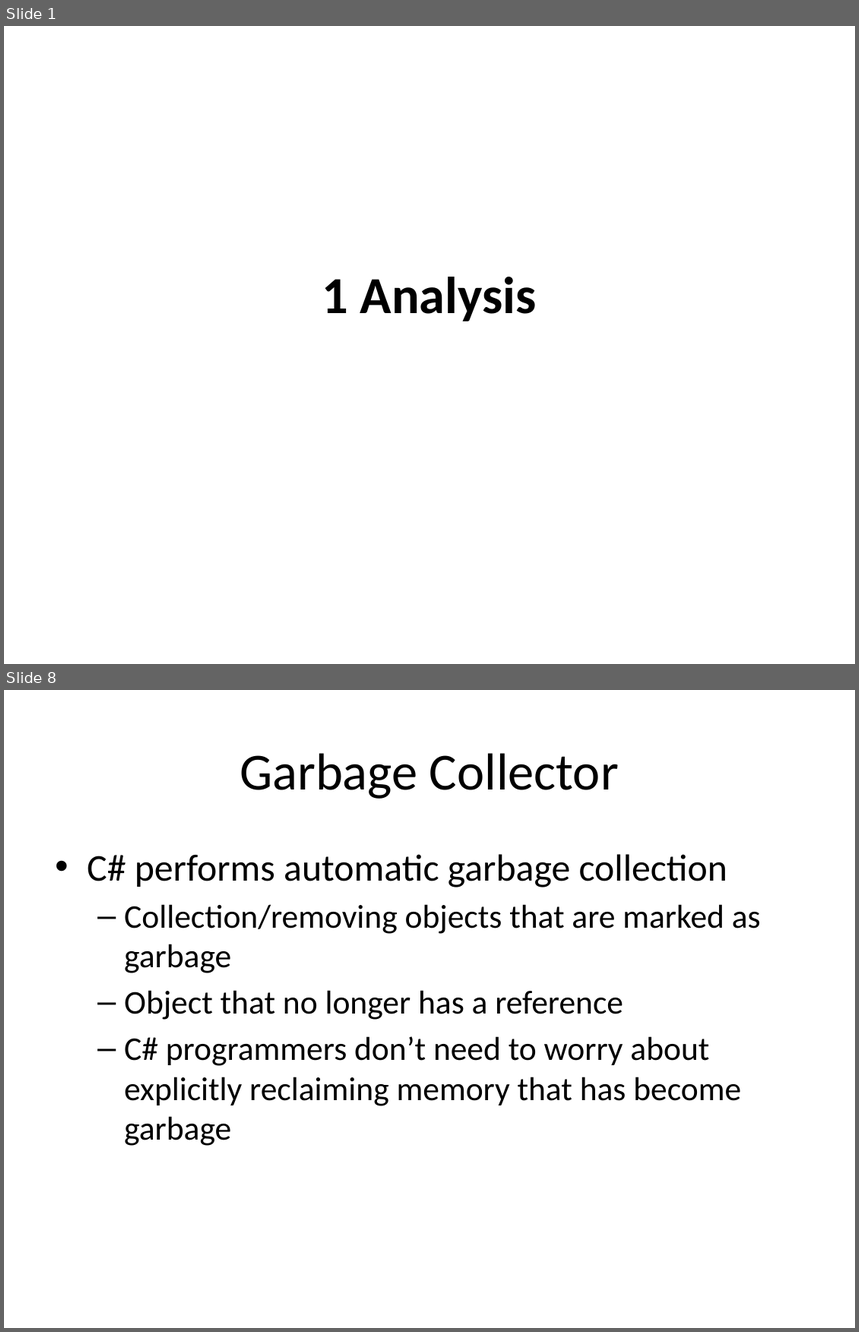
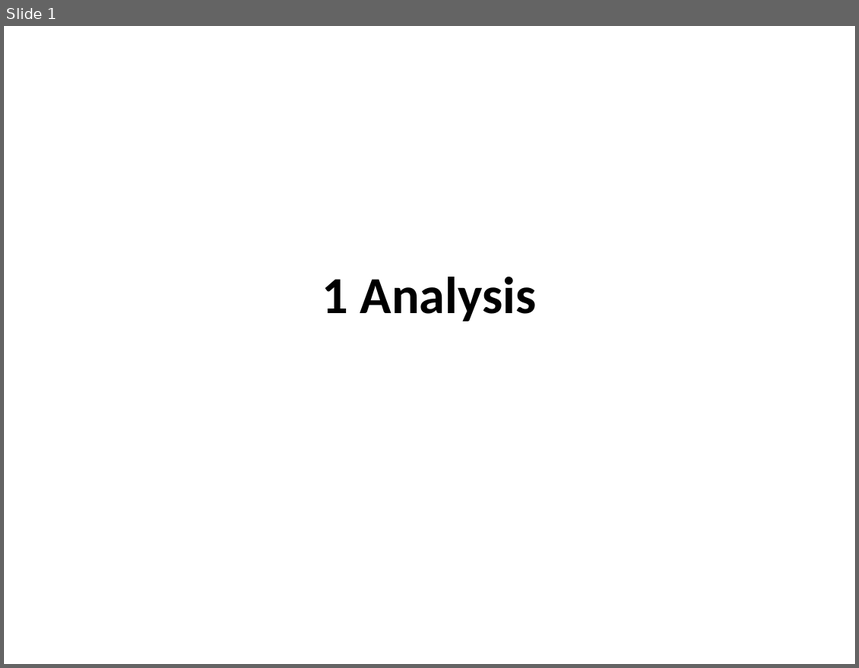
Before and after one commit to isurup/kalle-martin-group, a slide deck: SSE2/slides/1 Analysis.pptx. Shown one above the other, each under a label of ours: slides 1 and 8 before the commit, slide 1 after it; the slides between them are not shown. The pictures are 859x1332 and 859x668 pixels, drawn with LibreOffice and Linux fonts; fonts in the diff are those of the drawing. Boxes give left, top, right and bottom in pixels: in the first picture for what was removed or moved away, otherwise in the second. Text is boxed around its words. In the diff, an @@ line names an element or a change of style, - is before the commit and + after.

```diff
--- a/SSE2/slides/1 Analysis.pptx
+++ b/SSE2/slides/1 Analysis.pptx
@@ slide 8 removed at [4,690,855,1328], background #FFFFFF @@
@@ title removed at [240,753,619,799] @@
-Garbage Collector
@@ text removed at [87,854,761,1146] @@
-• C# performs automatic garbage collection
-  – Collection/removing objects that are marked as garbage
-  – Object that no longer has a reference
-  – C# programmers don’t need to worry about explicitly reclaiming memory that has become garbage
```
Also in this commit, not shown: 1 slide changed, 7 other slides removed.
